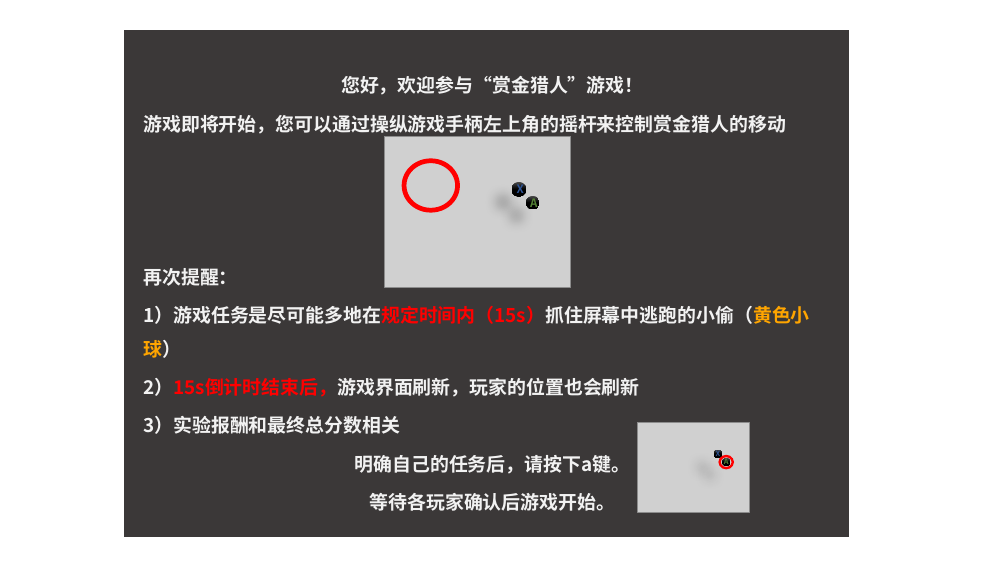
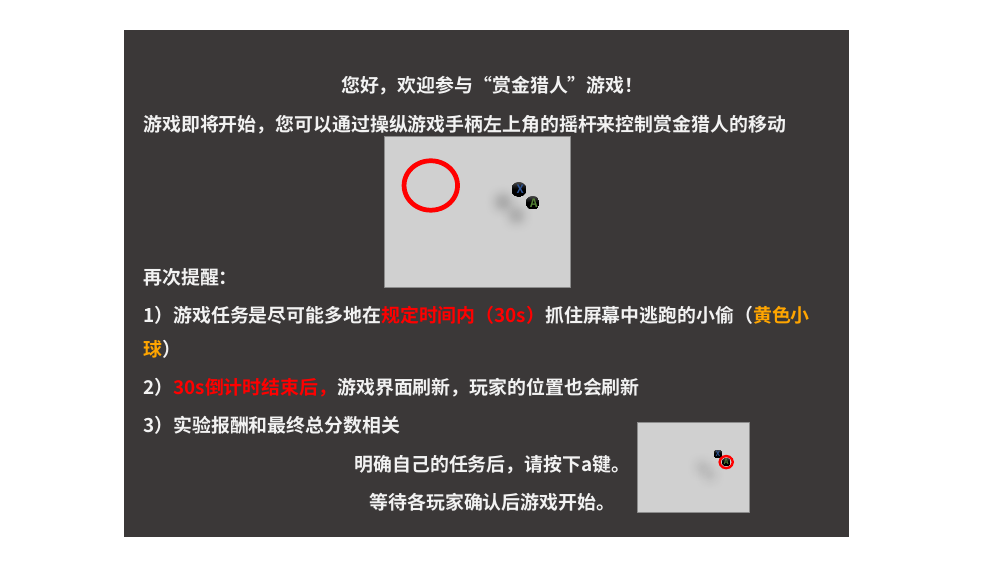
Before and after one commit to ChenyaGu/imagineWeCooperation, a slide deck: slide 5 of pictures/introduction.pptx. Drawn at 1008x567 pixels with LibreOffice and Linux fonts; fonts in the diff are those of the drawing; grey boxes stand for pictures. Boxes give left, top, right and bottom in pixels: in the first picture for what was removed or moved away, otherwise in the second. Text is boxed around its words. In the diff, an @@ line names an element or a change of style, - is before the commit and + after.

```diff
--- a/pictures/introduction.pptx
+++ b/pictures/introduction.pptx
@@ text at (x1=143, y1=306, x2=810, y2=397): text changed @@
-1）游戏任务是尽可能多地在规定时间内（15s）抓住屏幕中逃跑的小偷（黄色小球）
-2）15s倒计时结束后，游戏界面刷新，玩家的位置也会刷新
+1）游戏任务是尽可能多地在规定时间内（30s）抓住屏幕中逃跑的小偷（黄色小球）
+2）30s倒计时结束后，游戏界面刷新，玩家的位置也会刷新
```
Also in this commit, not shown: 4 other files.
